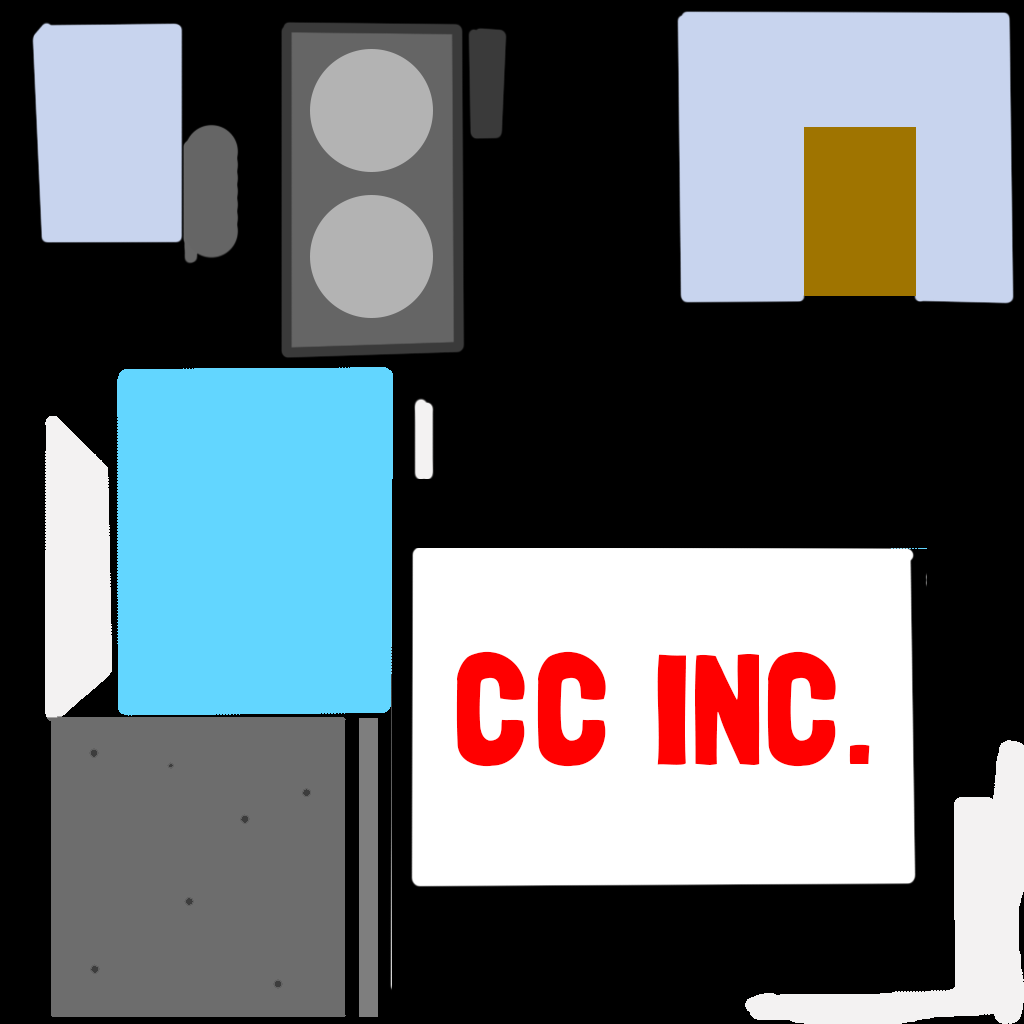
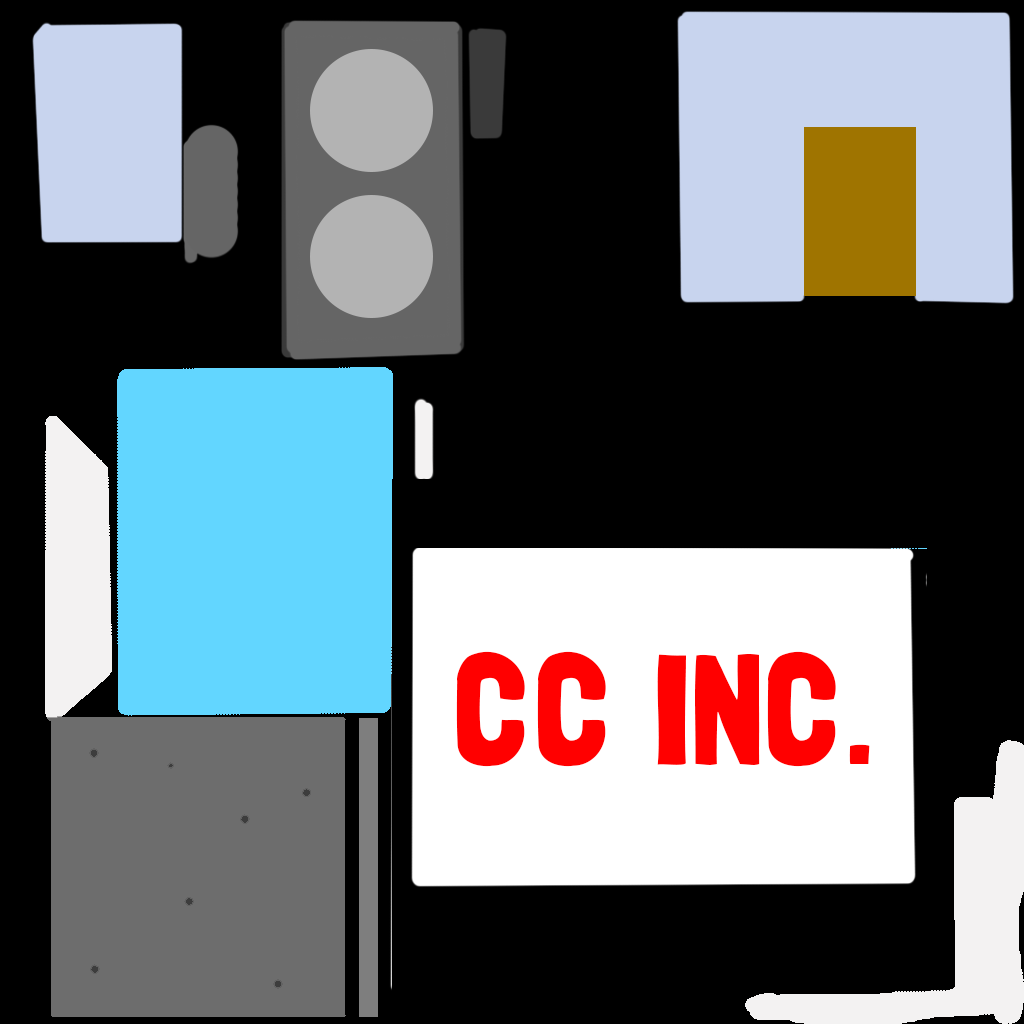
Layered file, before and after one edit (1024×1024). Changes by layer:
painted on "Layer 0" over [284, 20, 462, 360]
